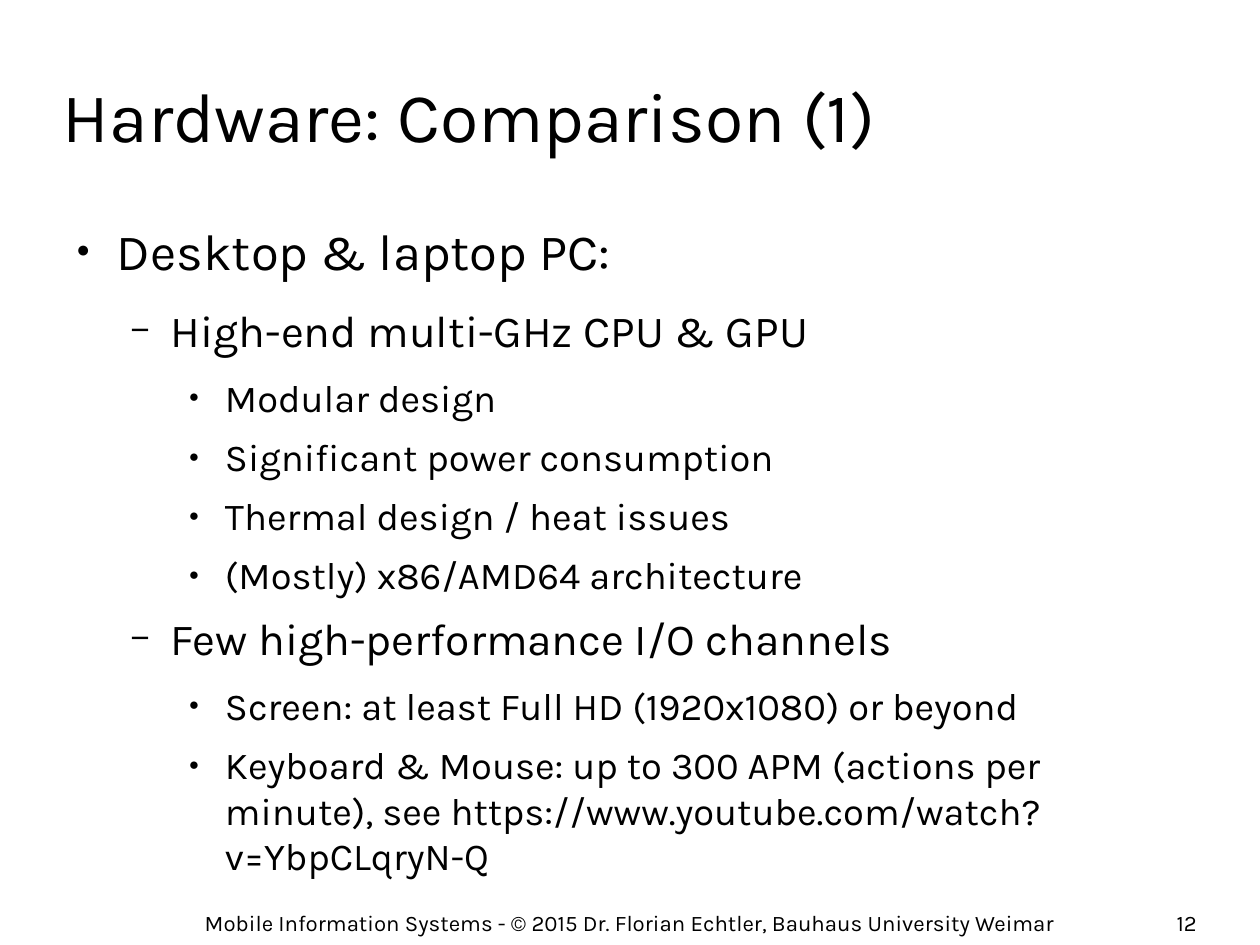
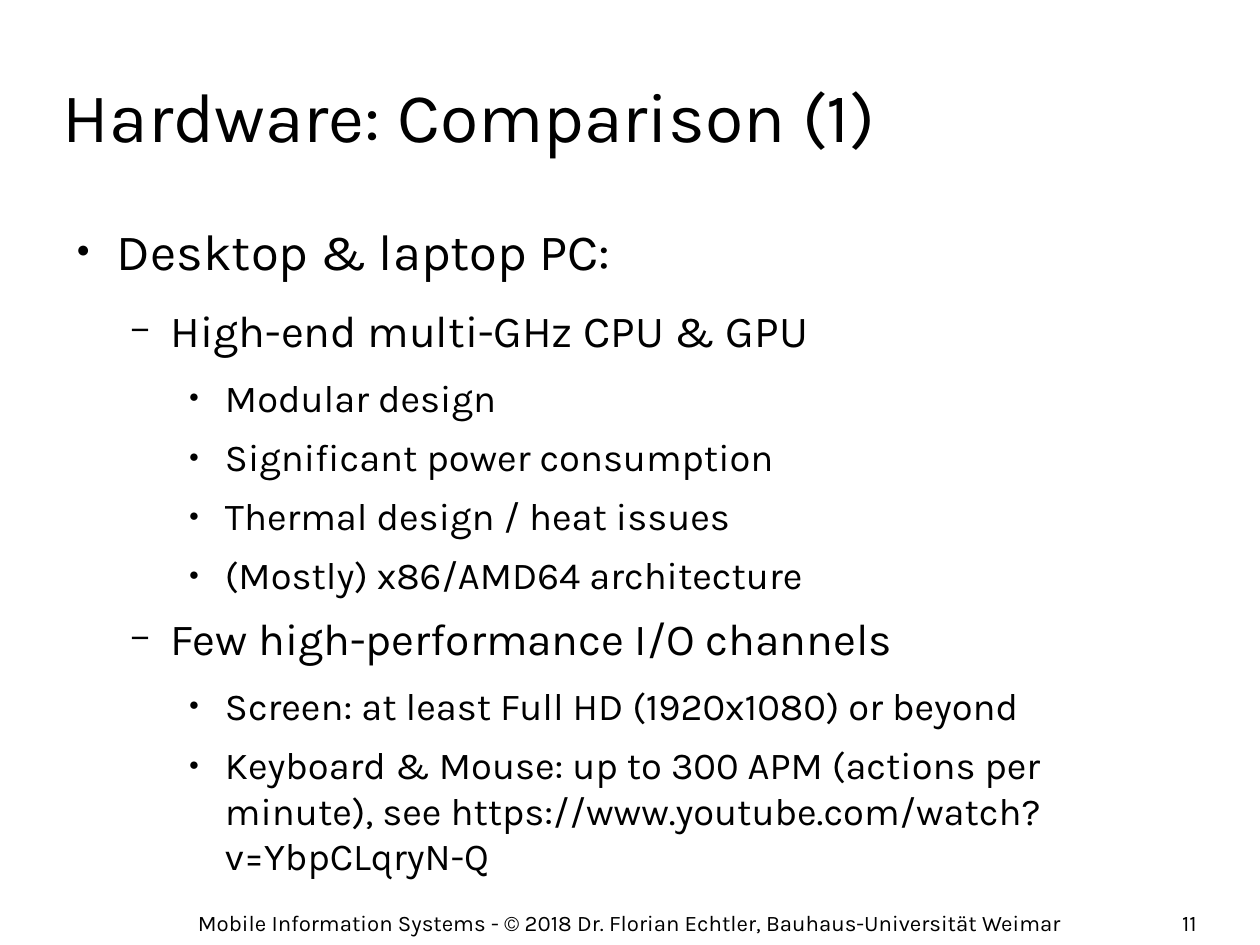
Before and after one commit to floe/mobile-information-systems, a slide deck: slide 11 of 01-introduction-basics.odp (slide 12 before the commit). Drawn at 1260x945 pixels with LibreOffice and Linux fonts; fonts in the diff are those of the drawing; background and template pictures are left out. Boxes give left, top, right and bottom in pixels: in the first picture for what was removed or moved away, otherwise in the second. Text is boxed around its words. In the diff, an @@ line names an element or a change of style, - is before the commit and + after.

```diff
--- a/01-introduction-basics.odp
+++ b/01-introduction-basics.odp
@@ text at (198, 915, 1060, 937): text changed @@
-Mobile Information Systems - © 2015 Dr. Florian Echtler, Bauhaus University Weimar
+Mobile Information Systems - © 2018 Dr. Florian Echtler, Bauhaus-Universität Weimar
@@ page number at (1182, 917, 1197, 931): text changed @@
-12
+11
```
Also in this commit, not shown: 31 other slides changed, 1 slide added, 1 slide removed, 2 other files.
